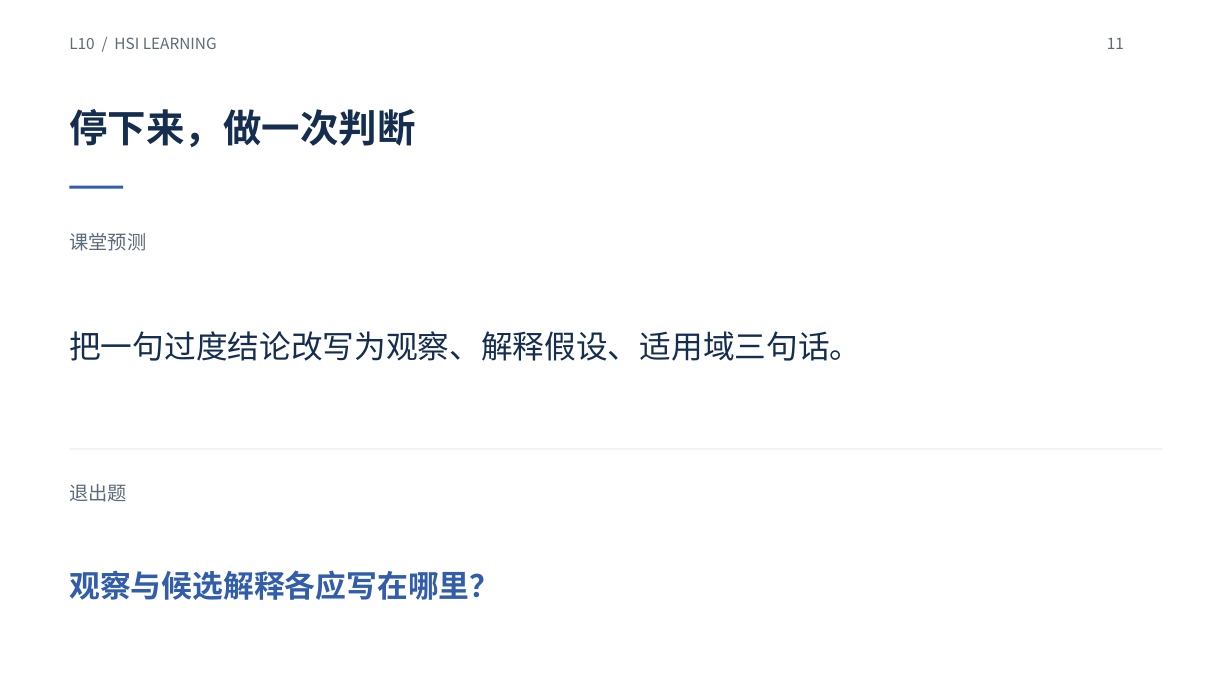
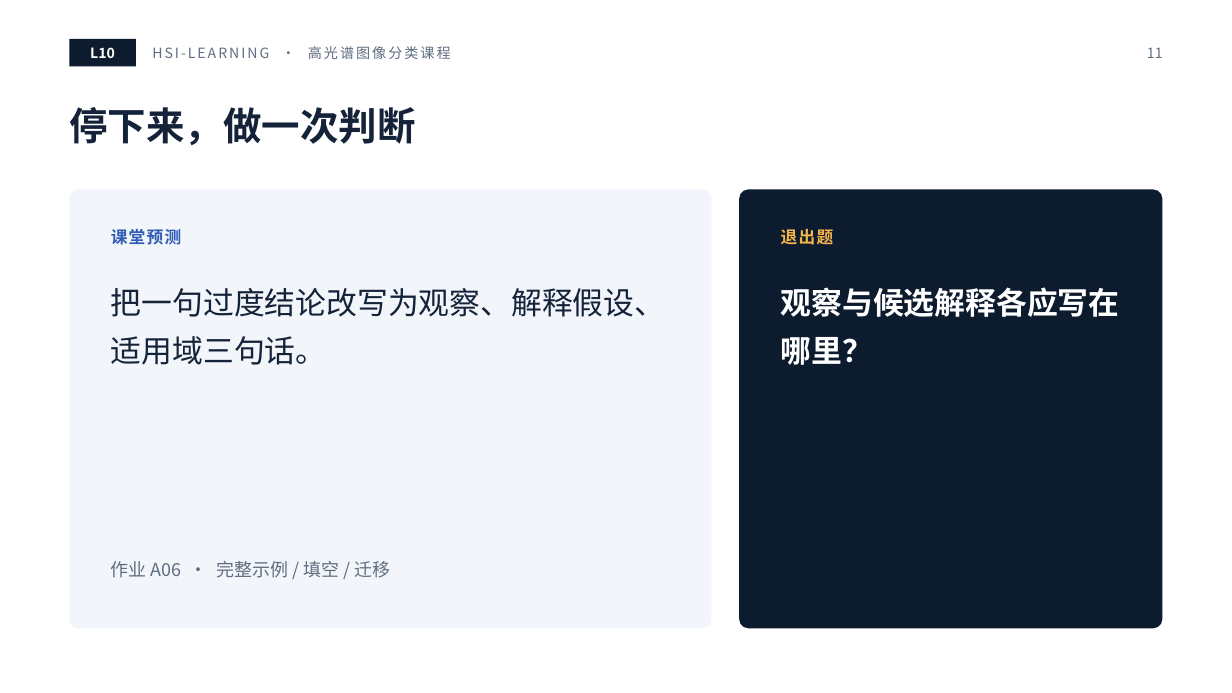
Before and after one commit to masskx/HSI-Learning, a slide deck: slide 11 of slides/decks/L10-research.pptx. Drawn at 1232x693 pixels with LibreOffice and Linux fonts; fonts in the diff are those of the drawing. Boxes give left, top, right and bottom in pixels: in the first picture for what was removed or moved away, otherwise in the second. Text is boxed around its words. In the diff, an @@ line names an element or a change of style, - is before the commit and + after.

```diff
--- a/slides/decks/L10-research.pptx
+++ b/slides/decks/L10-research.pptx
@@ text removed at (69,37,217,49) @@
-L10 / HSI LEARNING
@@ rectangle added at (69,39,136,67), fill #0D1B2E @@
@@ text added at (90,47,115,58), 11 pt, text #FFFFFF, bold @@
+L10
@@ text added at (152,46,451,59), 11 pt, text #5F6E80 @@
+HSI-LEARNING · 高光谱图像分类课程
@@ page number: place and size @@
-page number at (1107,37,1124,49)
+page number at (1147,47,1163,58)
@@ page number at (1147,47,1163,58): size 12 to 11 pt, text colour #5C6B7A to #5F6E80; alignment left to right @@
@@ title "停下来，做一次判断" at (69,107,415,145): text colour #152E50 to #14233A @@
@@ rectangle removed at (69,186,123,189) @@
@@ rounded rectangle added at (69,189,712,628), fill #F2F5F9 @@
@@ rounded rectangle added at (739,189,1163,628), fill #0D1B2E @@
@@ text "课堂预测": place and size @@
-text "课堂预测" at (69,233,146,251)
+text "课堂预测" at (111,229,181,245)
@@ text "课堂预测" at (111,229,181,245): size 15 to 13 pt, text colour #5C6B7A to #2F5BB7, letter spacing 0 to 1 pt, bold on; vertical alignment middle to top @@
@@ text "退出题": place and size @@
-text "退出题" at (69,484,127,502)
+text "退出题" at (781,229,833,245)
@@ text "退出题" at (781,229,833,245): size 15 to 13 pt, text colour #5C6B7A to #F5B54A, letter spacing 0 to 1 pt, bold on; vertical alignment middle to top @@
@@ text "把一句过度结论改写为观察、解释假设、适用域三句话。": place and size @@
-text "把一句过度结论改写为观察、解释假设、适用域三句话。" at (69,331,861,361)
+text "把一句过度结论改写为观察、解释假设、适用域三句话。" at (111,288,665,365)
@@ text "把一句过度结论改写为观察、解释假设、适用域三句话。" at (111,288,665,365): size 24.8 to 24 pt, text colour #152E50 to #14233A; line spacing 1 to 1.3; vertical alignment middle to top @@
@@ text "观察与候选解释各应写在哪里？": place and size @@
-text "观察与候选解释各应写在哪里？" at (69,570,500,600)
+text "观察与候选解释各应写在哪里？" at (781,287,1120,365)
@@ text "观察与候选解释各应写在哪里？" at (781,287,1120,365): text colour #315DAB to #FFFFFF; line spacing 1 to 1.3; vertical alignment middle to top @@
@@ rectangle removed at (69,448,1163,449) @@
@@ text added at (111,561,390,578), 14 pt, text #5F6E80 @@
+作业 A06 · 完整示例 / 填空 / 迁移
```
Also in this commit, not shown: 11 other slides changed, 20 other files.
